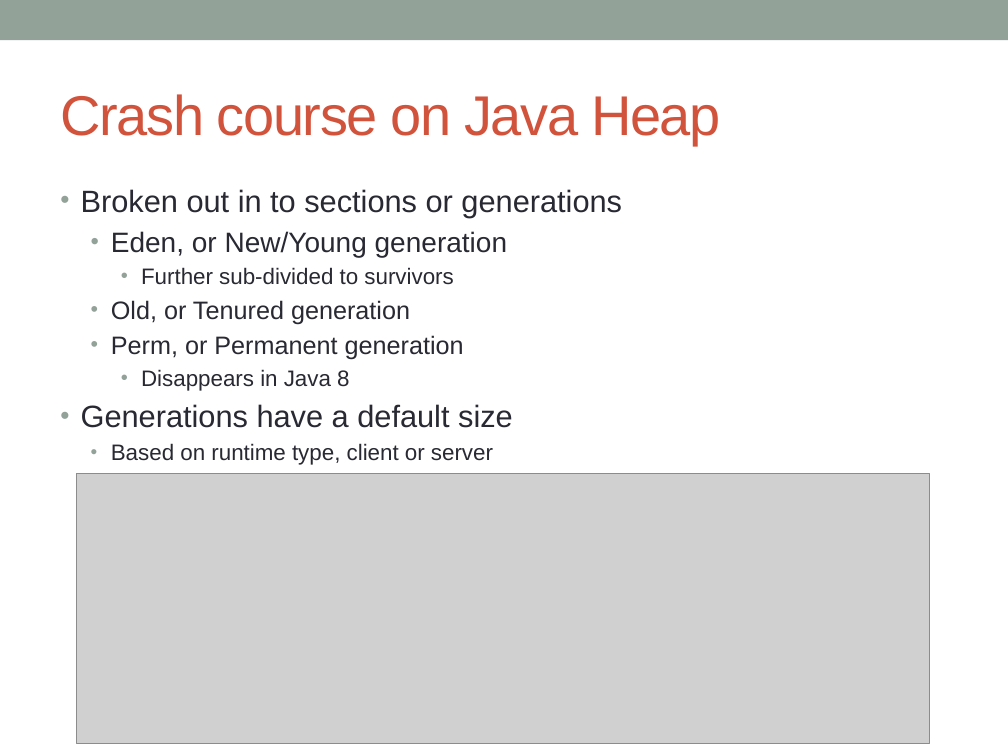
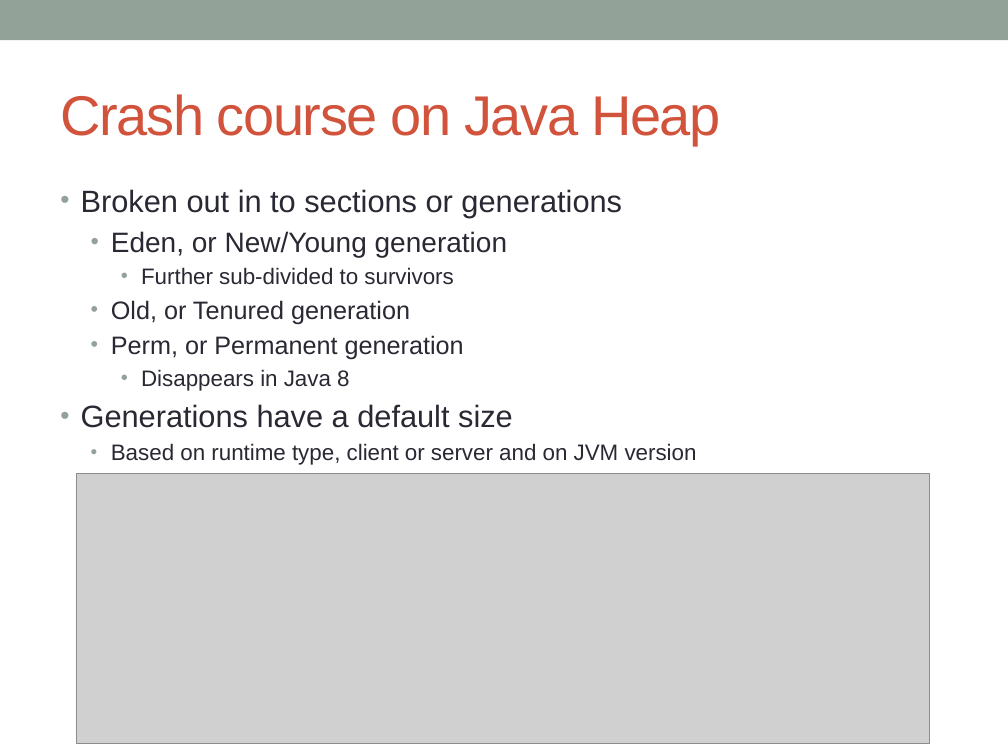
Before and after one commit to bilsch/columbus_devops_presentations, a slide deck: slide 4 of java_operations/Lopsa Columbus - Operations view of the Java VM.pptx. Drawn at 1008x756 pixels with LibreOffice and Linux fonts; fonts in the diff are those of the drawing; grey boxes stand for pictures. Boxes give left, top, right and bottom in pixels: in the first picture for what was removed or moved away, otherwise in the second. Text is boxed around its words. In the diff, an @@ line names an element or a change of style, - is before the commit and + after.

```diff
--- a/java_operations/Lopsa Columbus - Operations view of the Java VM.pptx
+++ b/java_operations/Lopsa Columbus - Operations view of the Java VM.pptx
@@ text at [111, 443, 697, 465]: text changed @@
-  • Based on runtime type, client or server
+  • Based on runtime type, client or server and on JVM version
```
Also in this commit, not shown: 2 other slides changed, 1 slide added, 1 slide removed, 1 other file.
